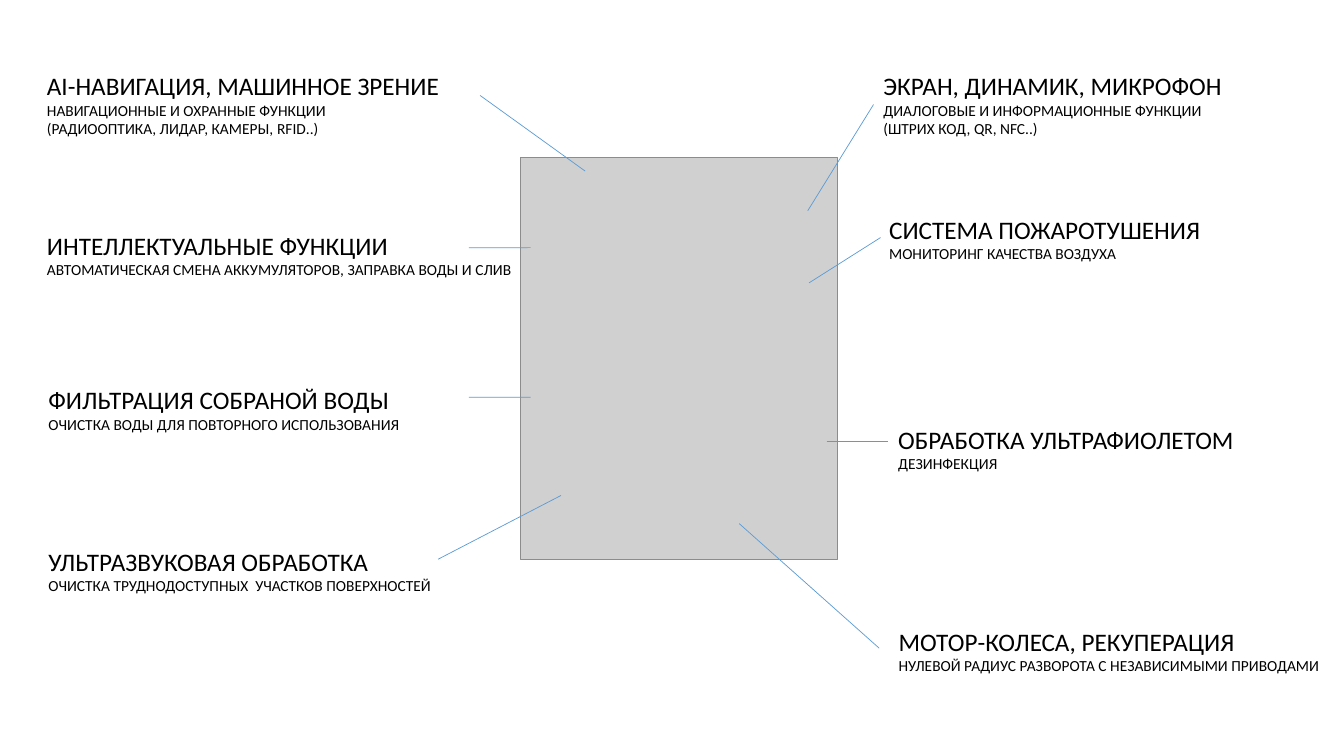
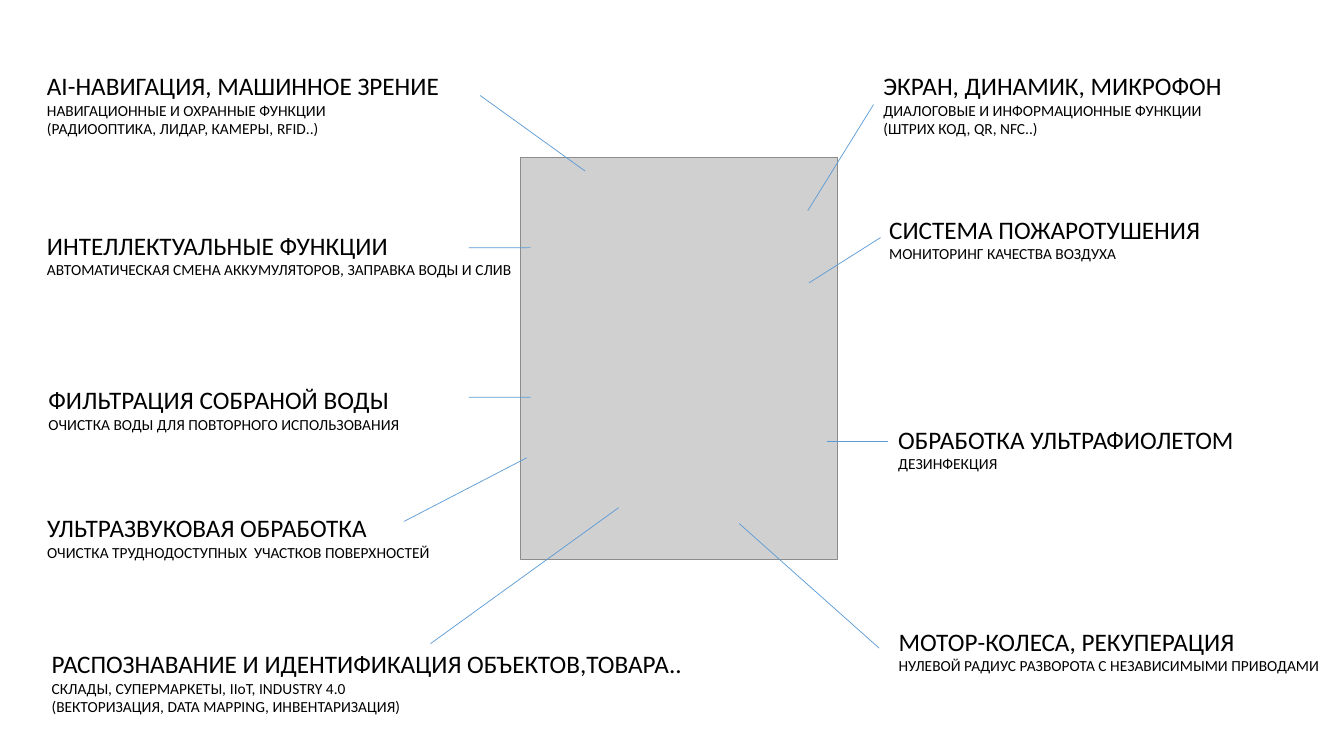
Before and after one commit to iACTUATOR/iactuator.ru, a slide deck: slide 4 of actuator.pptx. Drawn at 1344x756 pixels with LibreOffice and Linux fonts; fonts in the diff are those of the drawing; grey boxes stand for pictures. Boxes give left, top, right and bottom in pixels: in the first picture for what was removed or moved away, otherwise in the second. Text is boxed around its words. In the diff, an @@ line names an element or a change of style, - is before the commit and + after.

```diff
--- a/actuator.pptx
+++ b/actuator.pptx
@@ line moved from (562, 496) - (439, 560) to (527, 458) - (404, 521) @@
@@ text "УЛЬТРАЗВУКОВАЯ ОБРАБОТКА": place and size @@
-text "УЛЬТРАЗВУКОВАЯ ОБРАБОТКА" at bbox=[48, 554, 430, 594]
+text "УЛЬТРАЗВУКОВАЯ ОБРАБОТКА" at bbox=[47, 520, 429, 561]
@@ line added from (619, 508) to (431, 644), #5B9BD5 0.5 pt @@
@@ text added at bbox=[52, 656, 682, 715], 11 pt, text #000000 @@
+РАСПОЗНАВАНИЕ И ИДЕНТИФИКАЦИЯ ОБЪЕКТОВ,ТОВАРА..
+СКЛАДЫ, СУПЕРМАРКЕТЫ, IIoT, INDUSTRY 4.0
+(ВЕКТОРИЗАЦИЯ, DATA MAPPING, ИНВЕНТАРИЗАЦИЯ)
```
Also in this commit, not shown: 2 other slides changed, 1 other file.
